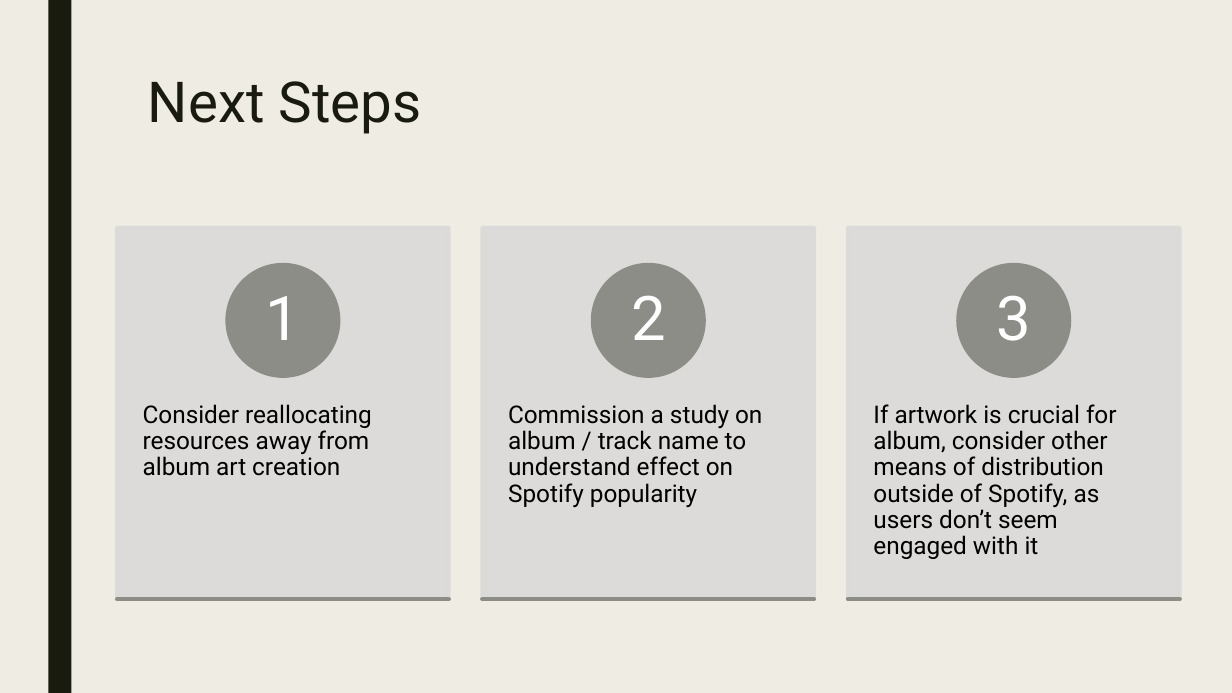
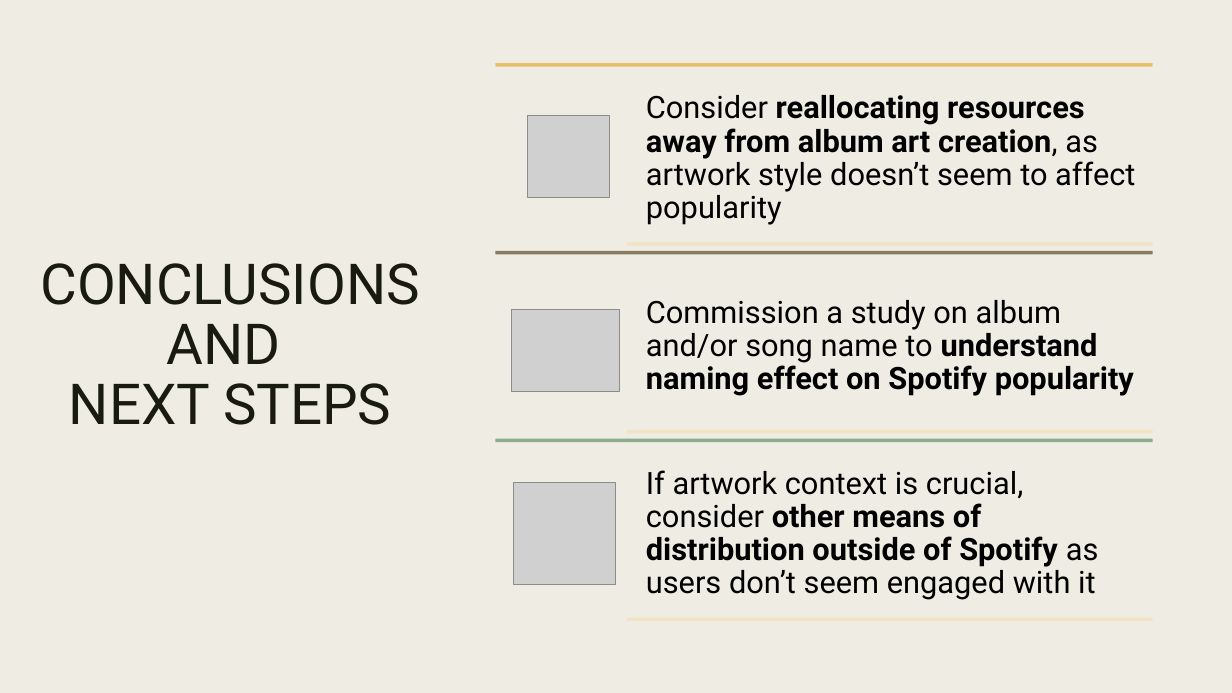
Before and after one commit to sabinabains/dsc-capstone, a slide deck: slide 8 of predicting_song_popularity_by_album_artwork.pptx. Drawn at 1232x693 pixels with LibreOffice and Linux fonts; fonts in the diff are those of the drawing; grey boxes stand for pictures. Boxes give left, top, right and bottom in pixels: in the first picture for what was removed or moved away, otherwise in the second. Text is boxed around its words. In the diff, an @@ line names an element or a change of style, - is before the commit and + after.

```diff
--- a/predicting_song_popularity_by_album_artwork.pptx
+++ b/predicting_song_popularity_by_album_artwork.pptx
@@ rectangle added at [0, 0, 1232, 693], fill #EFEDE3 @@
@@ vertical alignment top to middle in 4 elements at [40, 263, 419, 425], [646, 470, 1099, 600], [646, 300, 1134, 396], [646, 95, 1135, 225] @@
@@ picture added at [528, 116, 609, 197] @@
@@ text at [646, 95, 1135, 225]: text changed; size 19 to 24 pt @@
-Consider reallocating resources away from album art creation
+Consider reallocating resources away from album art creation, as artwork style doesn’t seem to affect popularity
@@ title at [40, 263, 419, 425]: text changed @@
-Next Steps
+CONCLUSIONS AND
+NEXT STEPS
@@ picture added at [512, 310, 620, 391] @@
@@ text at [646, 300, 1134, 396]: text changed; size 19 to 24 pt; bold on @@
-Commission a study on album / track name to understand effect on Spotify popularity
+Commission a study on album and/or song name to understand naming effect on Spotify popularity
@@ text at [646, 470, 1099, 600]: text changed; size 19 to 24 pt @@
-If artwork is crucial for album, consider other means of distribution outside of Spotify, as users don’t seem engaged with it
+If artwork context is crucial, consider other means of distribution outside of Spotify as users don’t seem engaged with it
@@ picture added at [514, 482, 616, 585] @@
@@ group removed at [116, 227, 1180, 599]: 6 rectangles, 3 ellipses, 3 texts @@
-1
-2
-3
@@ group added at [495, 65, 1153, 619]: 6 lines @@
```
Also in this commit, not shown: 6 other slides changed, 1 other file.
